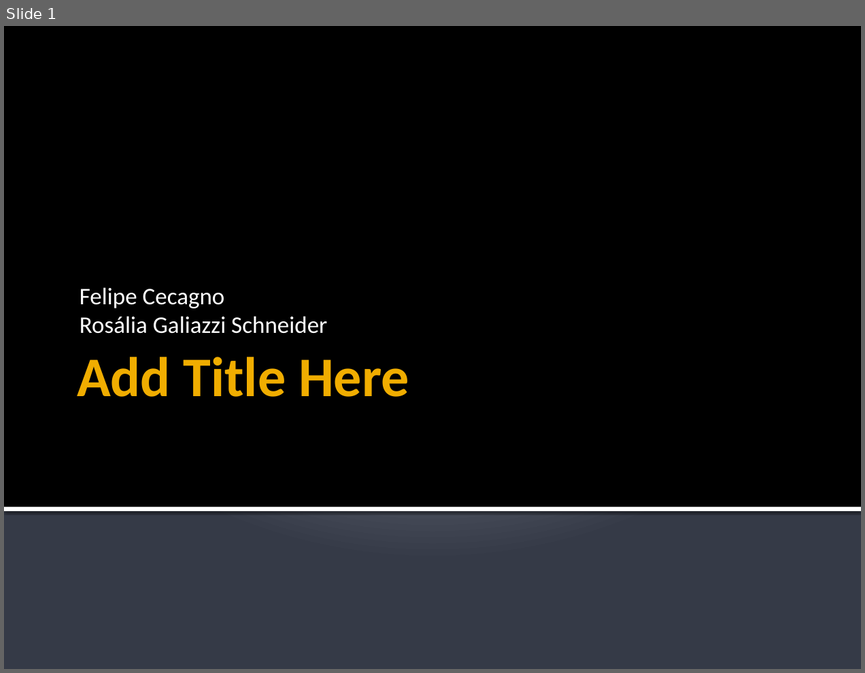
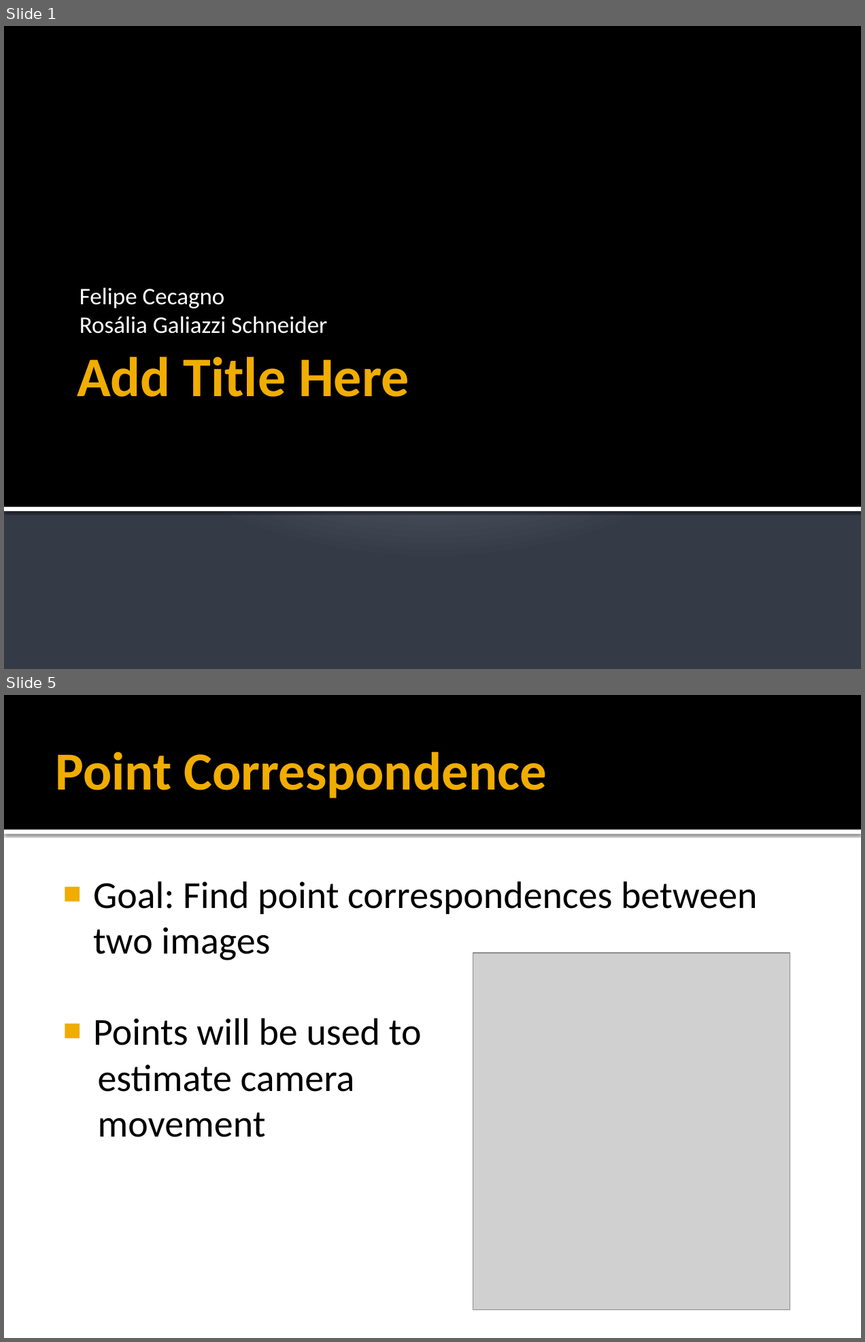
Before and after one commit to fcecagno/epsilon-video-player, a slide deck: Docs/TrabFinal.pptx. Shown one above the other, each under a label of ours: slide 1 before the commit, slides 1 and 5 after it; the slides between them are not shown. The pictures are 865x673 and 865x1342 pixels, drawn with LibreOffice and Linux fonts; fonts in the diff are those of the drawing; grey boxes stand for pictures. Boxes give left, top, right and bottom in pixels: in the first picture for what was removed or moved away, otherwise in the second. Text is boxed around its words. In the diff, an @@ line names an element or a change of style, - is before the commit and + after.

```diff
--- a/Docs/TrabFinal.pptx
+++ b/Docs/TrabFinal.pptx
@@ slide 5 added at [4,695,861,1338], background #FFFFFF @@
@@ rectangle added at [4,695,861,830], fill #000000 @@
@@ title added at [56,751,546,798], 45 pt, text #F0AD00, bold @@
+Point Correspondence
@@ rectangle added at [4,830,861,834], fill #FFFFFF @@
@@ text added at [93,881,757,1137], 32 pt, text #000000 @@
+■ Goal: Find point correspondences between two images
+■ Points will be used to
+estimate camera
+movement
@@ picture added at [473,953,789,1309] @@
```
Also in this commit, not shown: 7 other slides added, 1 slide removed, 25 other files.
